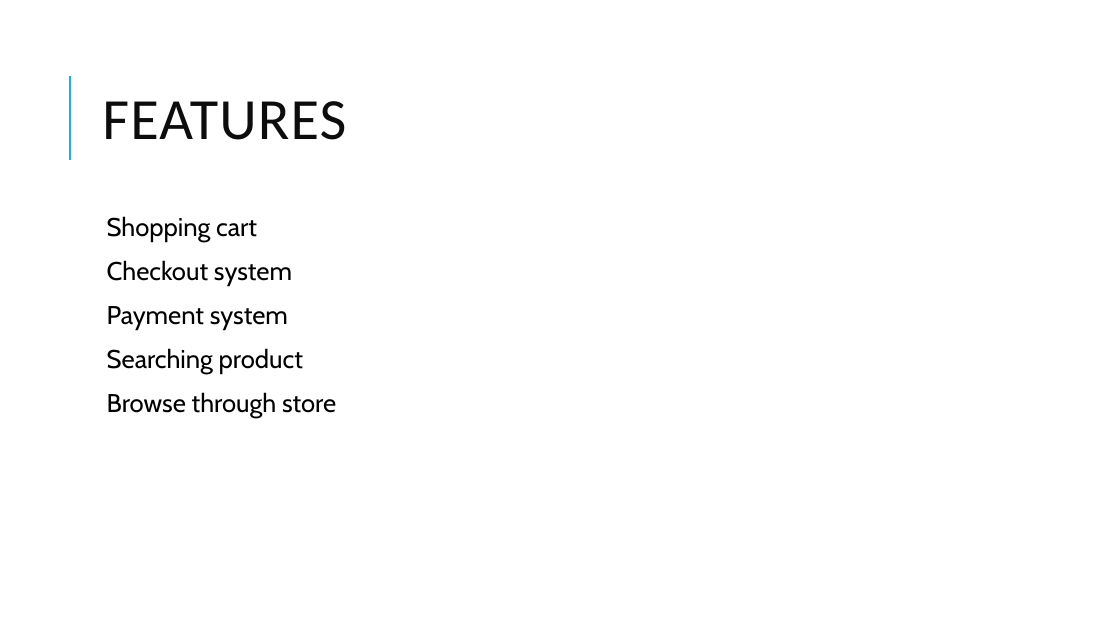
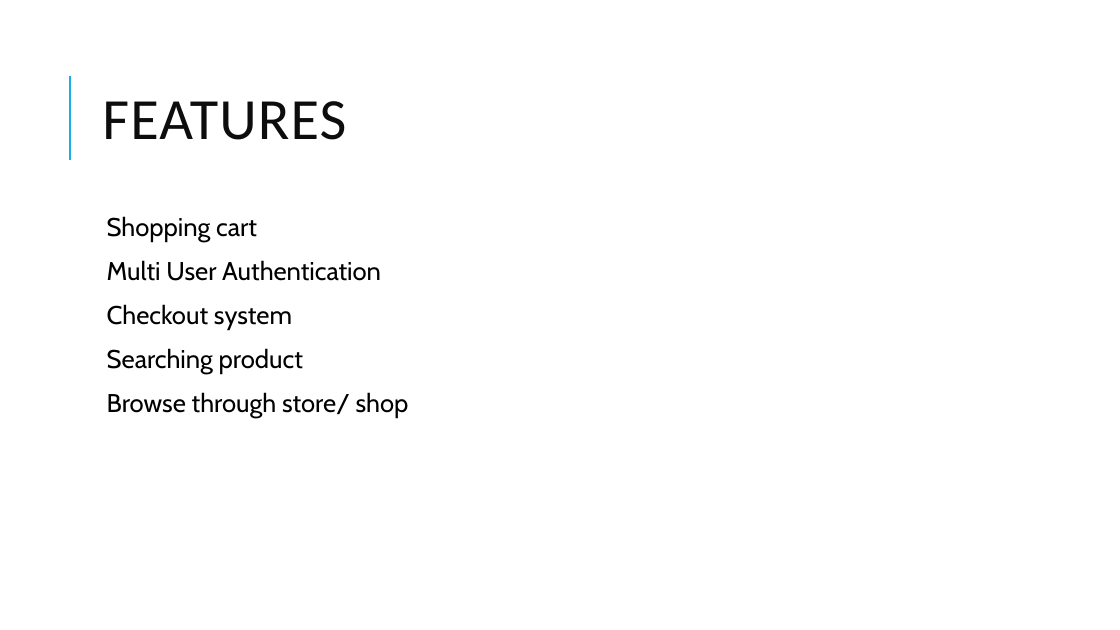
Before and after one commit to admondtamang/e-commerce-cp, a slide deck: slide 6 of E-commerce site.pptx (slide 5 before the commit). Drawn at 1120x630 pixels with LibreOffice and Linux fonts; fonts in the diff are those of the drawing. Boxes give left, top, right and bottom in pixels: in the first picture for what was removed or moved away, otherwise in the second. Text is boxed around its words. In the diff, an @@ line names an element or a change of style, - is before the commit and + after.

```diff
--- a/E-commerce site.pptx
+++ b/E-commerce site.pptx
@@ text at (x1=107, y1=260, x2=381, y2=281): paragraph added @@
+  Multi User Authentication
@@ text at (x1=107, y1=306, x2=288, y2=330): paragraph removed @@
-  Payment system
@@ text at (x1=107, y1=392, x2=409, y2=418): text changed @@
-  Browse through store
+  Browse through store/ shop
```
Also in this commit, not shown: 7 other slides changed, 8 slides added, 24 other files.
